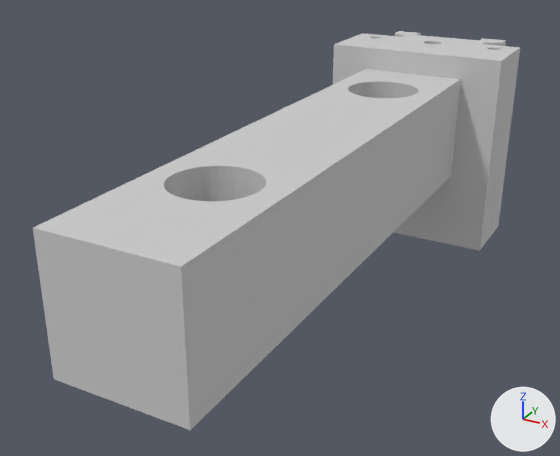
Two versions of the glTF model website/gltf/Roth_3.gltf, one commit apart.
Rendered twice from a 50 mm lens placed at (1.177, 0.162, -0.444), pointed at (0.706, 1.018, -0.872). Lighting does not change. The marker at lower right points along +X, +Y and +Z. The older version comes first. Where no turn or scale is listed for an object, it has been applied to the vertices.

Objects in the first picture: 'winder_crosscarriage0', 'winder_crosscarriage001'.
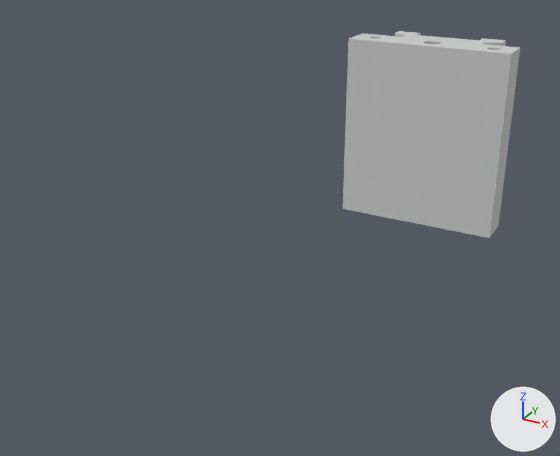
The change, as JSON lines over the scene's bpy script:
```json
{"op": "remove", "block": "ob_winder_crosscarriage001", "code": ["ob_winder_crosscarriage001 = bpy.data.objects.new('winder_crosscarriage001', me_winder_crosscarriage001)", "ob_winder_crosscarriage001.location = (0.0, 0.0, 0.0)"]}
```

Location of each change, (x1, y1, x2, y2) in pixels of the pictures (560 x 456 px):
```json
{"object": "winder_crosscarriage001", "change": "deleted", "before": [33, 39, 511, 430]}
{"object": "winder_crosscarriage0", "change": "unchanged, uncovered by the edit", "before": [349, 31, 520, 238], "after": [343, 31, 520, 238]}
```
